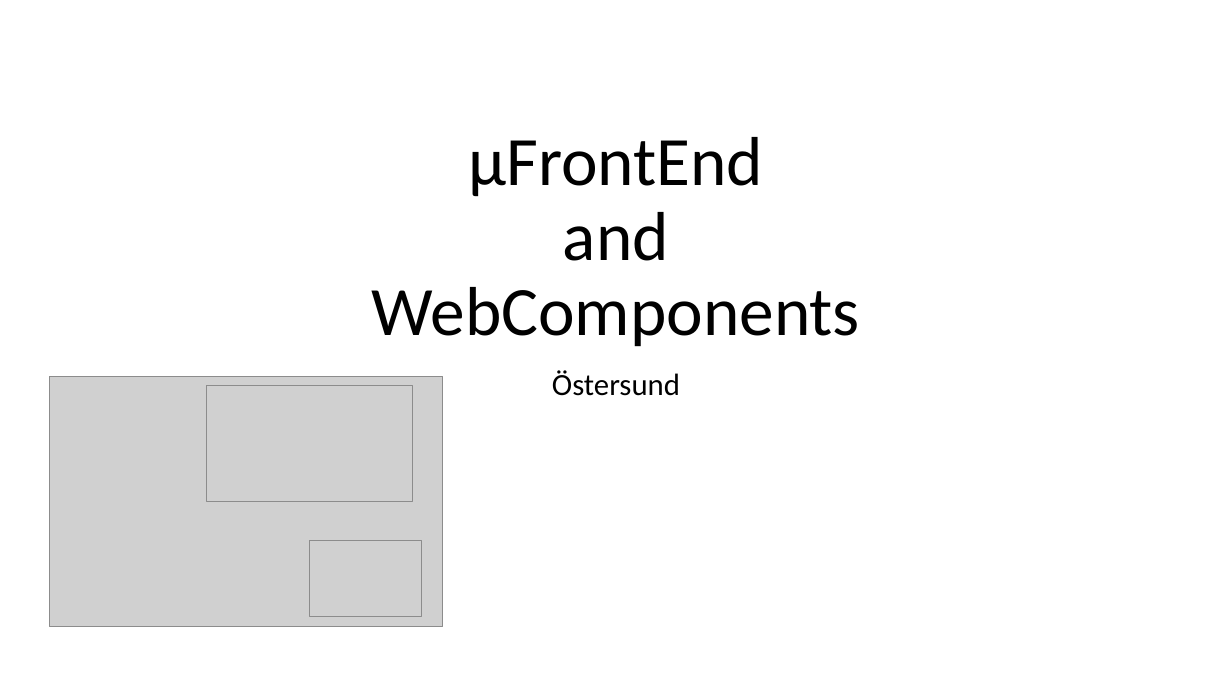
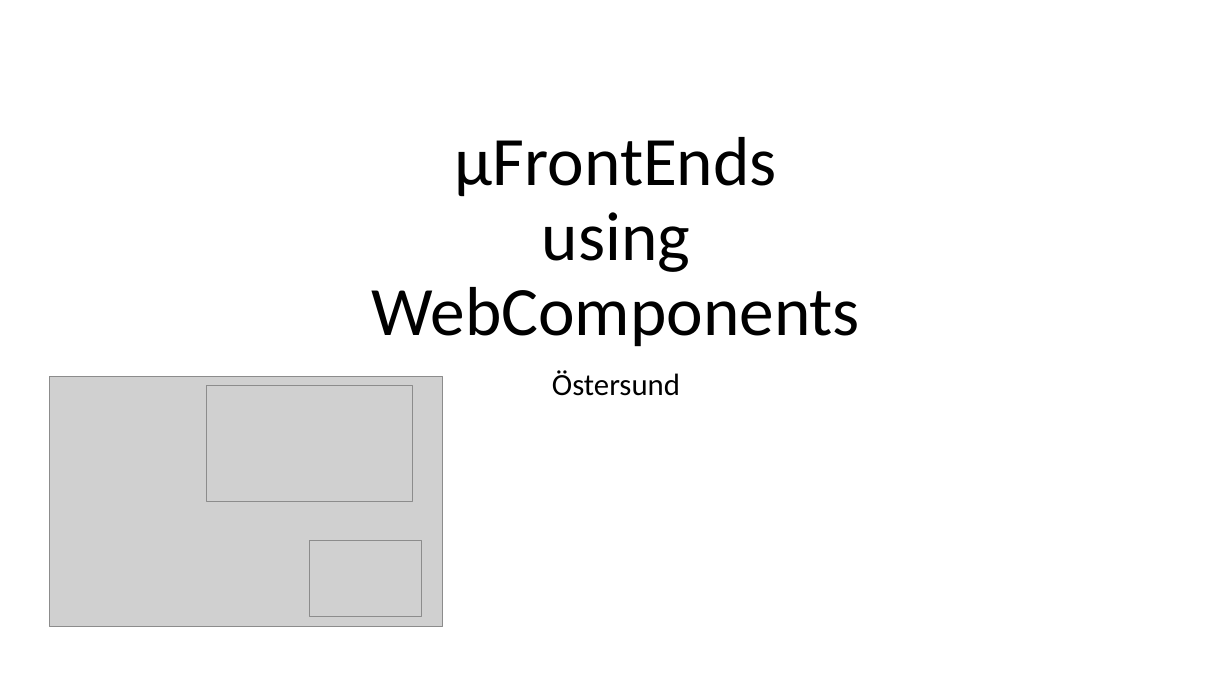
Before and after one commit to hansalmgren/KIL_2019, a slide deck: slide 1 of WebComp_MFE.pptx. Drawn at 1232x693 pixels with LibreOffice and Linux fonts; fonts in the diff are those of the drawing; grey boxes stand for pictures. Boxes give left, top, right and bottom in pixels: in the first picture for what was removed or moved away, otherwise in the second. Text is boxed around its words. In the diff, an @@ line names an element or a change of style, - is before the commit and + after.

```diff
--- a/WebComp_MFE.pptx
+++ b/WebComp_MFE.pptx
@@ title at [372,137,860,347]: text changed @@
-μFrontEnd
-and
-WebComponents
+μFrontEnds
+using
+WebComponents
```
Also in this commit, not shown: 4 other slides changed, 6 slides added, 1 other file.
